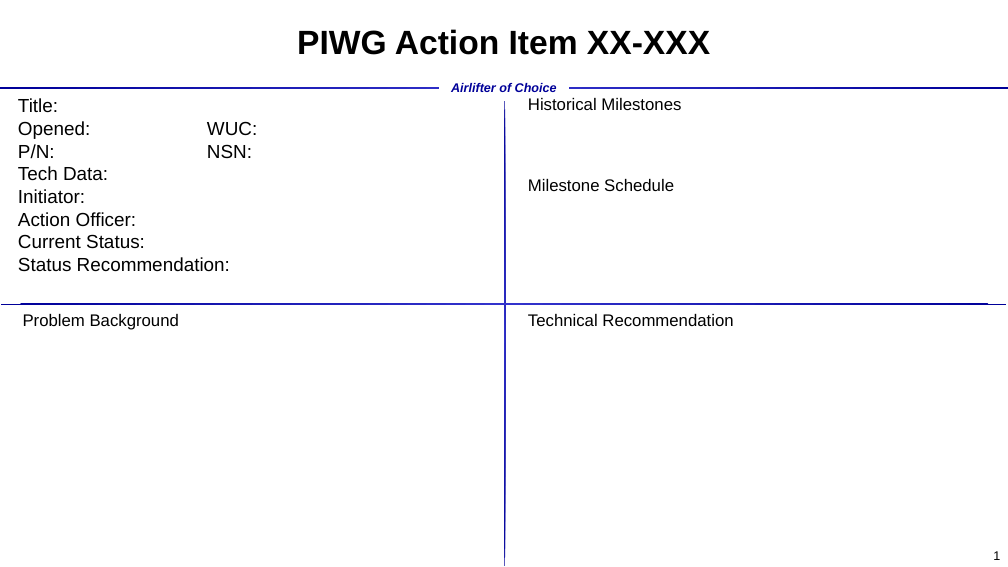
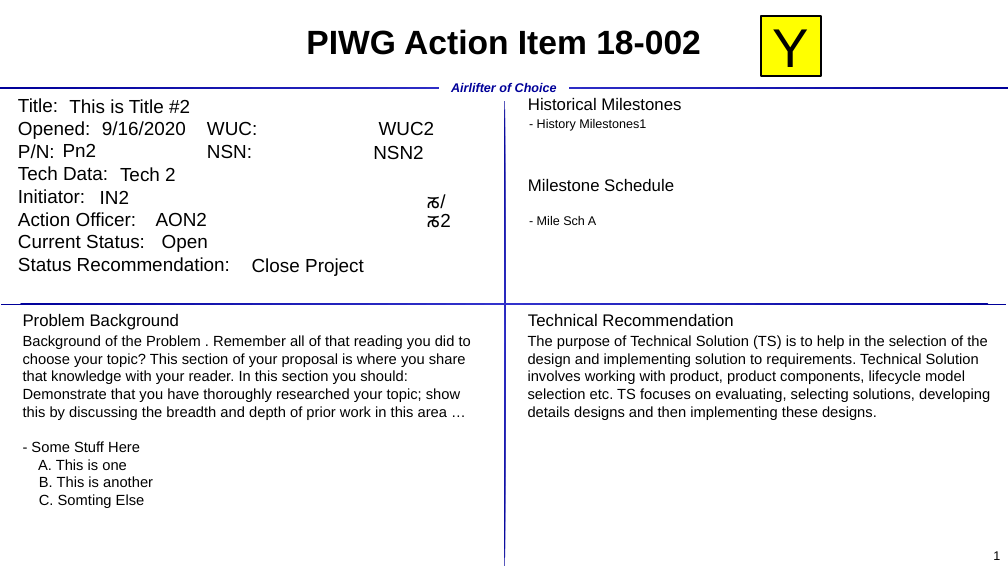
Before and after one commit to jkdehart/access_dbs, a slide deck: slide 1 of pwig/templates/PIWG_A.pptx. Drawn at 1008x567 pixels with LibreOffice and Linux fonts; fonts in the diff are those of the drawing; background and template pictures are left out. Boxes give left, top, right and bottom in pixels: in the first picture for what was removed or moved away, otherwise in the second. Text is boxed around its words. In the diff, an @@ line names an element or a change of style, - is before the commit and + after.

Commit message:
Initial Dashboard Open

```diff
--- a/pwig/templates/PIWG_A.pptx
+++ b/pwig/templates/PIWG_A.pptx
@@ title at bbox=[306, 29, 701, 55]: text changed @@
-PIWG Action Item XX-XXX
+PIWG Action Item 18-002
@@ rectangle added at bbox=[761, 16, 821, 76], fill #FFFF00, outline #000000 2 pt @@
@@ text added at bbox=[773, 29, 809, 77], 52 pt, text #000000 @@
+Y
@@ text added at bbox=[69, 99, 190, 114], 18 pt, text #000000 @@
+This is Title #2
@@ text added at bbox=[537, 119, 646, 131], 12 pt, text #000000 @@
+- History Milestones1
@@ text added at bbox=[63, 144, 97, 157], 18 pt, text #000000 @@
+Pn2
@@ text added at bbox=[102, 121, 186, 136], 18 pt, text #000000 @@
+9/16/2020
@@ text added at bbox=[373, 145, 423, 160], 18 pt, text #000000 @@
+NSN2
@@ text added at bbox=[379, 121, 435, 135], 18 pt, text #000000 @@
+WUC2
@@ text added at bbox=[120, 167, 176, 182], 18 pt, text #000000 @@
+Tech 2
@@ text added at bbox=[100, 191, 129, 204], 18 pt, text #000000 @@
+IN2
@@ text added at bbox=[426, 194, 445, 217], 18 pt, text #000000 @@
+ᰕ/
@@ text added at bbox=[156, 212, 207, 226], 18 pt, text #000000 @@
+AON2
@@ text added at bbox=[162, 234, 208, 252], 18 pt, text #000000 @@
+Open
@@ text added at bbox=[426, 213, 450, 228], 18 pt, text #000000 @@
+ᰕ2
@@ text added at bbox=[537, 216, 596, 225], 12 pt, text #000000 @@
+- Mile Sch A
@@ text added at bbox=[252, 258, 364, 276], 18 pt, text #000000 @@
+Close Project
@@ text added at bbox=[23, 335, 471, 508], 14 pt, text #000000 @@
+Background of the Problem . Remember all of that reading you did to choose your topic? This section of your proposal is where you share that knowledge with your reader. In this section you should: Demonstrate that you have thoroughly researched your topic; show this by discussing the breadth and depth of prior work in this area …
+- Some Stuff Here
+A. This is one
+B. This is another
+C. Somting Else
@@ text added at bbox=[528, 335, 990, 420], 14 pt, text #000000 @@
+The purpose of Technical Solution (TS) is to help in the selection of the design and implementing solution to requirements. Technical Solution involves working with product, product components, lifecycle model selection etc. TS focuses on evaluating, selecting solutions, developing details designs and then implementing these designs.
```
Also in this commit, not shown: 1 other file.
